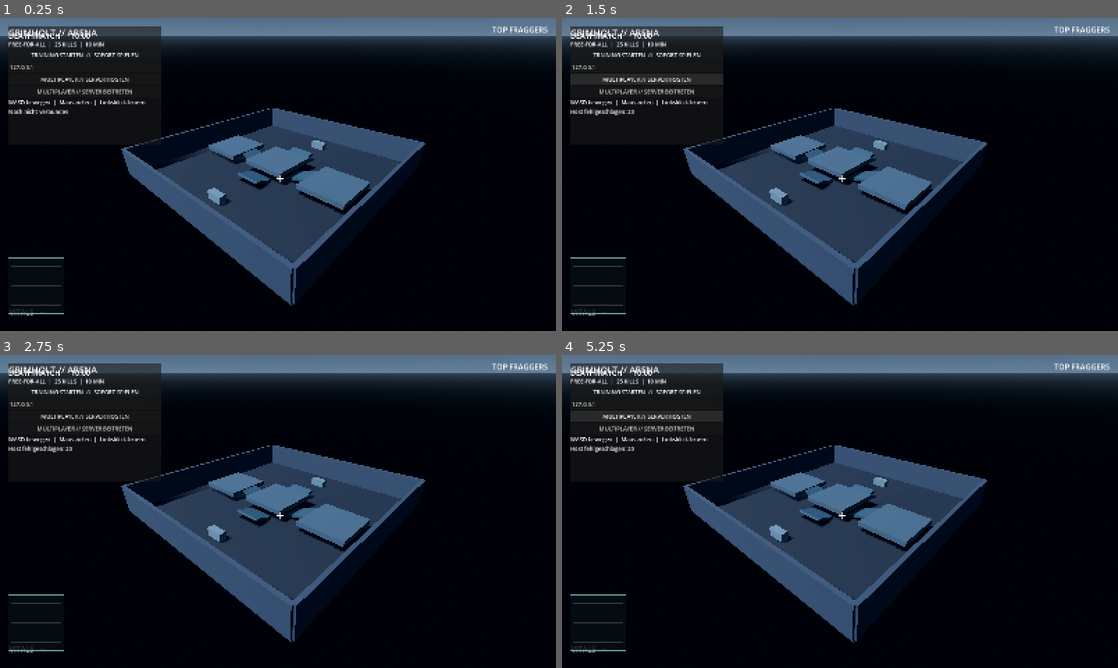
Above: before the commit, frames 1-4 (two rows, left to right).
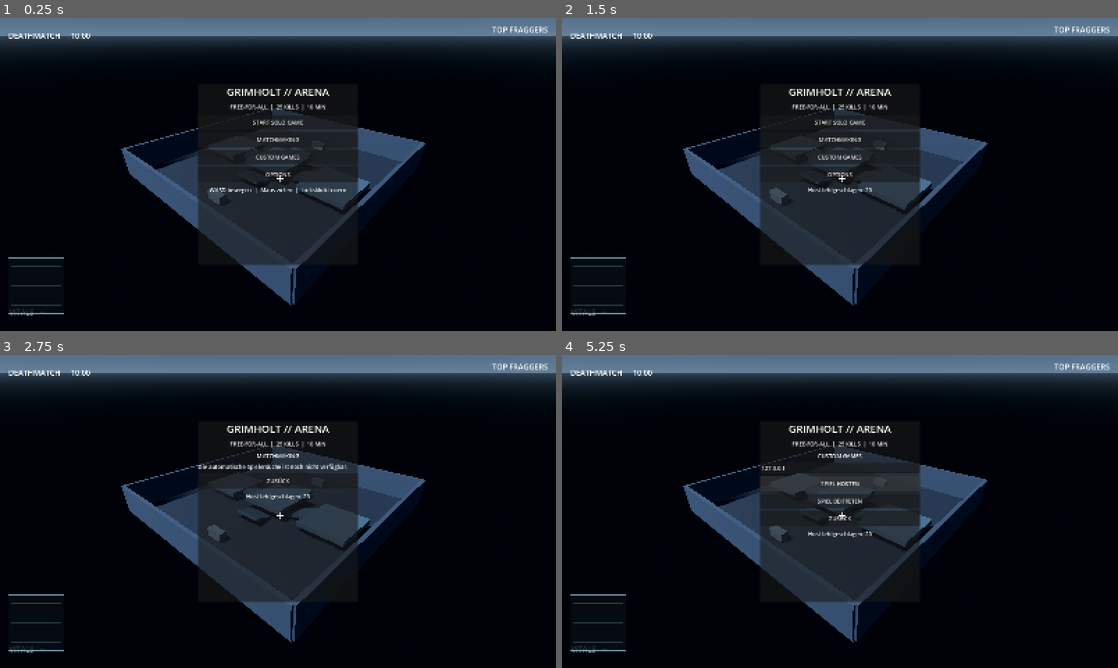
Above: after the commit, the same moments.

Repository: HazelTheSquirrel/Grimholt-Test
Game: Godot game, scene res://scenes/main.tscn
The game is run twice, just before and just after one commit, with the same random seed, the same clock (stepped at 60 frames per second) and the same inputs.
Inputs (mouse positions are in pixels of both pictures, inside the frame that each line leads up to):
- Up to frame 1 (0.25 s): no input
- Up to frame 2 (1.5 s): click "TRAINING STARTEN // SOFORT SP…" (after the commit: "START SOLO GAME") at 0.5 s; click (645, 80) at 1.25 s, where only the run before the commit has a clickable "MULTIPLAYER // SERVER HOSTEN"
- Up to frame 3 (2.75 s): click (278, 477) at 2 s, where only the run after the commit has a clickable "MATCHMAKING"
- Up to frame 4 (5.25 s): click (840, 480) at 2.75 s, where only the run after the commit has a clickable "ZURÜCK"; click (645, 430) at 3.5 s, where only the run before the commit has a clickable "MULTIPLAYER // SERVER BEITRET…"; click (840, 492) at 4.25 s, where only the run after the commit has a clickable "CUSTOM GAMES"; click "MULTIPLAYER // SERVER HOSTEN" (after the commit: "SPIEL HOSTEN") at 5 s

The runs differ from the first frame. In frame 1, 14% of the frame differs, in the area x 1-65%, y 2-80%; in frame 2, 14%; in frame 3, 14%; in frame 4, 15%.

Commit message:
Add main menu sections for solo, matchmaking, custom games and options

Diff:
--- a/Grimholt/scripts/shooter/main.gd
+++ b/Grimholt/scripts/shooter/main.gd
@@ -18,6 +18,10 @@
 var menu_layer: CanvasLayer
 var status_label: Label
 var address_input: LineEdit
+var main_menu_container: VBoxContainer
+var matchmaking_container: VBoxContainer
+var custom_games_container: VBoxContainer
+var options_container: VBoxContainer
 var score_label: Label
 var timer_label: Label
 var ammo_label: Label
@@ -104,40 +108,117 @@
 	menu_layer = CanvasLayer.new()
 	add_child(menu_layer)
 	var panel := PanelContainer.new()
-	panel.position = Vector2(24, 24)
-	panel.custom_minimum_size = Vector2(440, 340)
+	panel.set_anchors_and_offsets_preset(Control.PRESET_CENTER)
+	panel.offset_left = -230
+	panel.offset_top = -260
+	panel.offset_right = 230
+	panel.offset_bottom = 260
 	menu_layer.add_child(panel)
+
 	var column := VBoxContainer.new()
+	column.add_theme_constant_override("separation", 12)
 	panel.add_child(column)
+
 	var title := Label.new()
 	title.text = "GRIMHOLT // ARENA"
-	title.add_theme_font_size_override("font_size", 26)
+	title.horizontal_alignment = HORIZONTAL_ALIGNMENT_CENTER
+	title.add_theme_font_size_override("font_size", 30)
 	column.add_child(title)
+
 	var intro := Label.new()
 	intro.text = "FREE-FOR-ALL  |  25 KILLS  |  10 MIN"
+	intro.horizontal_alignment = HORIZONTAL_ALIGNMENT_CENTER
 	column.add_child(intro)
-	var training_button := Button.new()
-	training_button.text = "TRAINING STARTEN  //  SOFORT SPIELEN"
-	training_button.pressed.connect(_on_training_pressed)
-	column.add_child(training_button)
+
+	main_menu_container = VBoxContainer.new()
+	main_menu_container.add_theme_constant_override("separation", 8)
+	column.add_child(main_menu_container)
+	_add_menu_button(main_menu_container, "START SOLO GAME", _on_training_pressed)
+	_add_menu_button(main_menu_container, "MATCHMAKING", func(): _show_menu_section("matchmaking"))
+	_add_menu_button(main_menu_container, "CUSTOM GAMES", func(): _show_menu_section("custom"))
+	_add_menu_button(main_menu_container, "OPTIONS", func(): _show_menu_section("options"))
+
+	matchmaking_container = VBoxContainer.new()
+	matchmaking_container.add_theme_constant_override("separation", 8)
+	matchmaking_container.visible = false
+	column.add_child(matchmaking_container)
+	var matchmaking_title := Label.new()
+	matchmaking_title.text = "MATCHMAKING"
+	matchmaking_title.horizontal_alignment = HORIZONTAL_ALIGNMENT_CENTER
+	matchmaking_container.add_child(matchmaking_title)
+	var matchmaking_info := Label.new()
+	matchmaking_info.text = "Die automatische Spielersuche ist noch nicht verfügbar."
+	matchmaking_info.autowrap_mode = TextServer.AUTOWRAP_WORD_SMART
+	matchmaking_container.add_child(matchmaking_info)
+	_add_menu_button(matchmaking_container, "ZURÜCK", func(): _show_menu_section("main"))
+
+	custom_games_container = VBoxContainer.new()
+	custom_games_container.add_theme_constant_override("separation", 8)
+	custom_games_container.visible = false
+	column.add_child(custom_games_container)
+	var custom_title := Label.new()
+	custom_title.text = "CUSTOM GAMES"
+	custom_title.horizontal_alignment = HORIZONTAL_ALIGNMENT_CENTER
+	custom_games_container.add_child(custom_title)
 	address_input = LineEdit.new()
-	address_input.placeholder_text = "Server-IP"
+	address_input.placeholder_text = "Server-IP oder Hostname"
 	address_input.text = "127.0.0.1"
-	column.add_child(address_input)
-	var host_button := Button.new()
-	host_button.text = "MULTIPLAYER // SERVER HOSTEN"
-	host_button.pressed.connect(_on_host_pressed)
-	column.add_child(host_button)
-	var join_button := Button.new()
-	join_button.text = "MULTIPLAYER // SERVER BEITRETEN"
-	join_button.pressed.connect(_on_join_pressed)
-	column.add_child(join_button)
-	var status_title := Label.new()
-	status_title.text = "WASD bewegen  |  Maus zielen  |  Linksklick feuern"
-	column.add_child(status_title)
+	custom_games_container.add_child(address_input)
+	_add_menu_button(custom_games_container, "SPIEL HOSTEN", _on_host_pressed)
+	_add_menu_button(custom_games_container, "SPIEL BEITRETEN", _on_join_pressed)
+	_add_menu_button(custom_games_container, "ZURÜCK", func(): _show_menu_section("main"))
+
+	options_container = VBoxContainer.new()
+	options_container.add_theme_constant_override("separation", 8)
+	options_container.visible = false
+	column.add_child(options_container)
+	var options_title := Label.new()
+	options_title.text = "OPTIONS"
+	options_title.horizontal_alignment = HORIZONTAL_ALIGNMENT_CENTER
+	options_container.add_child(options_title)
+
+	var fullscreen_toggle := CheckButton.new()
+	fullscreen_toggle.text = "Vollbild"
+	fullscreen_toggle.button_pressed = DisplayServer.window_get_mode() == DisplayServer.WINDOW_MODE_FULLSCREEN
+	fullscreen_toggle.toggled.connect(_on_fullscreen_toggled)
+	options_container.add_child(fullscreen_toggle)
+
+	var volume_label := Label.new()
+	volume_label.text = "Master-Lautstärke"
+	options_container.add_child(volume_label)
+	var volume_slider := HSlider.new()
+	volume_slider.min_value = 0.0
+	volume_slider.max_value = 1.0
+	volume_slider.step = 0.05
+	volume_slider.value = db_to_linear(AudioServer.get_bus_volume_db(0))
+	volume_slider.value_changed.connect(_on_master_volume_changed)
+	options_container.add_child(volume_slider)
+	_add_menu_button(options_container, "ZURÜCK", func(): _show_menu_section("main"))
+
 	status_label = Label.new()
-	status_label.text = "Noch nicht verbunden"
+	status_label.text = "WASD bewegen  |  Maus zielen  |  Linksklick feuern"
+	status_label.horizontal_alignment = HORIZONTAL_ALIGNMENT_CENTER
 	column.add_child(status_label)
+
+func _add_menu_button(parent: VBoxContainer, button_text: String, callback: Callable) -> void:
+	var button := Button.new()
+	button.text = button_text
+	button.custom_minimum_size = Vector2(0, 42)
+	button.pressed.connect(callback)
+	parent.add_child(button)
+
+func _show_menu_section(section: String) -> void:
+	main_menu_container.visible = section == "main"
+	matchmaking_container.visible = section == "matchmaking"
+	custom_games_container.visible = section == "custom"
+	options_container.visible = section == "options"
+
+func _on_fullscreen_toggled(enabled: bool) -> void:
+	var mode := DisplayServer.WINDOW_MODE_FULLSCREEN if enabled else DisplayServer.WINDOW_MODE_WINDOWED
+	DisplayServer.window_set_mode(mode)
+
+func _on_master_volume_changed(value: float) -> void:
+	AudioServer.set_bus_volume_linear(0, value)
 
 func _build_hud() -> void:
 	hud_layer = CanvasLayer.new()
